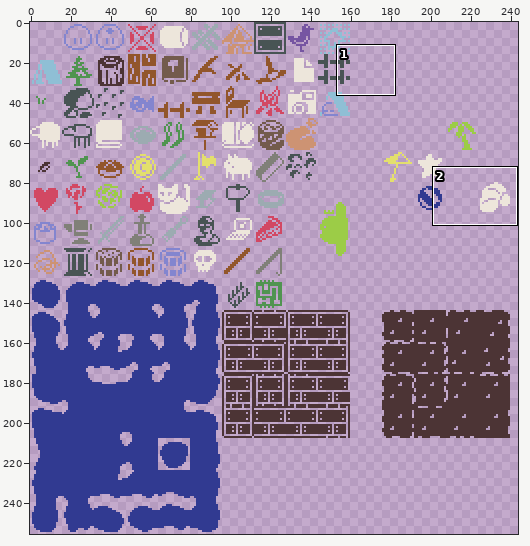
Sprite sheet, stored at assets/images/tiles.png. Above: a wide view before the commit, with the close-up outlined.
Close-up. Before:
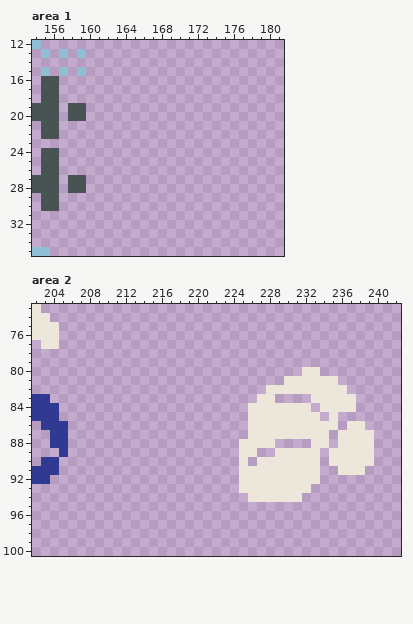
The file is 256x256 pixels. Shown: area 1: x 154..181, y 12..35; area 2: x 202..242, y 73..100. The wide view leaves out empty margins.
The result:
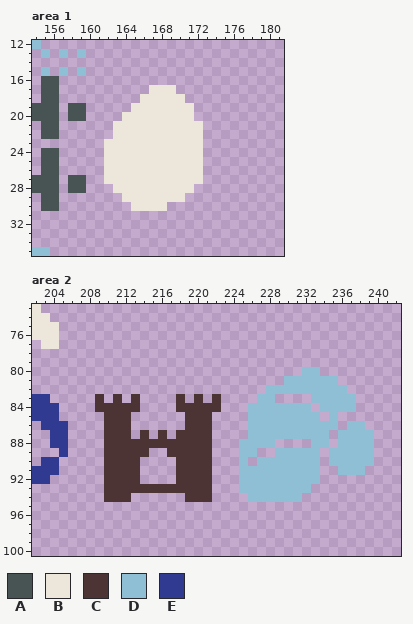
Palette (. is transparent): A #485454  B #ede6db  C #4c3435  D #8fbfd5  E #313a91
Edits made:
Area 1:
Colour B now appears in row 17 at x 167 to 169; in row 18 at x 166 to 170; in row 19 at x 165 to 171; in row 20 at x 164 to 171; in rows 21 to 22 at x 163 to 172; in rows 23 to 27 at x 162 to 172.
Colour B now appears in row 28 at x 163 to 171; in row 29 at x 164 to 170; in row 30 at x 165 to 168.
Area 2:
Colour C now appears in row 83 at x 209, 211, 213, 218, 220 and 222; in row 84 at x 209 to 213 and 218 to 222; in rows 85 to 86 at x 210 to 212 and 219 to 221; in row 87 at x 210 to 212, 214, 216 and 218 to 221; in row 88 at x 210 to 221; in row 89 at x 210 to 214 and 217 to 221.
Colour C now appears in rows 90 to 92 at x 210 to 213 and 218 to 221; in row 93 at x 210 to 221; in row 94 at x 210 to 212 and 219 to 221.
The author changed colour B to colour D in row 80 at x 232 to 233; in row 81 at x 230 to 235; in row 82 at x 228 to 236; in row 83 at x 227 to 228 and 233 to 237; in row 84 at x 226 to 232 and 234 to 237; in row 85 at x 226 to 233 and 235.
The author changed colour B to colour D in row 86 at x 226 to 235 and 237 to 238; in row 87 at x 226 to 234 and 236 to 239; in row 88 at x 225 to 228, 233 to 234 and 236 to 239; in row 89 at x 225 to 226, 229 to 233 and 235 to 239; in row 90 at x 225, 227 to 233 and 235 to 239; in row 91 at x 225 to 233 and 236 to 238.
The author changed colour B to colour D in row 92 at x 225 to 233; in row 93 at x 225 to 232; in row 94 at x 226 to 231.
